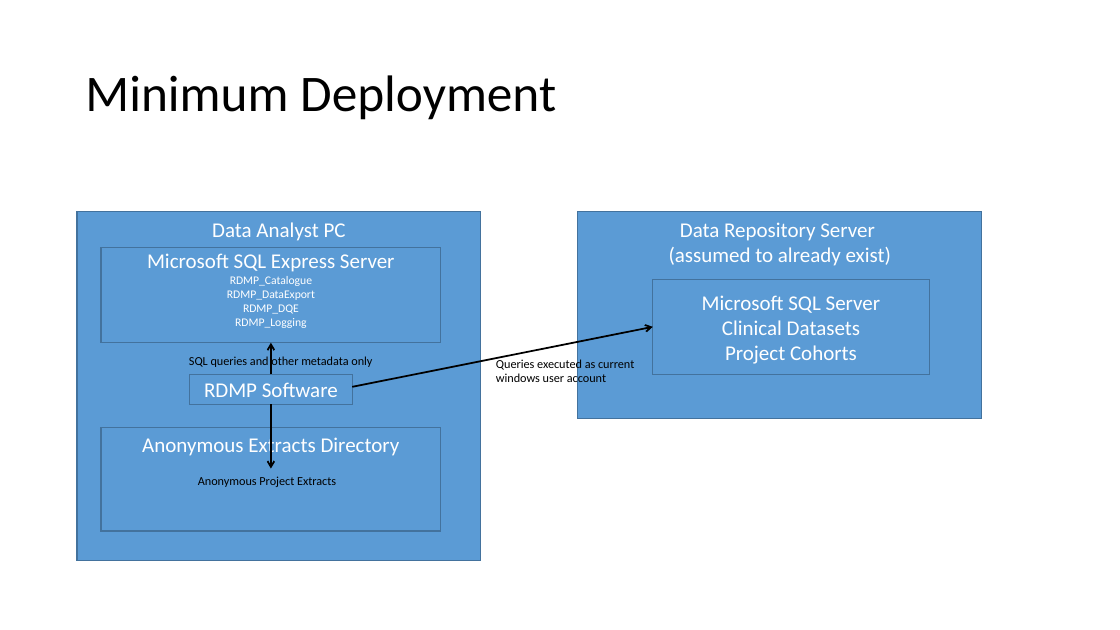
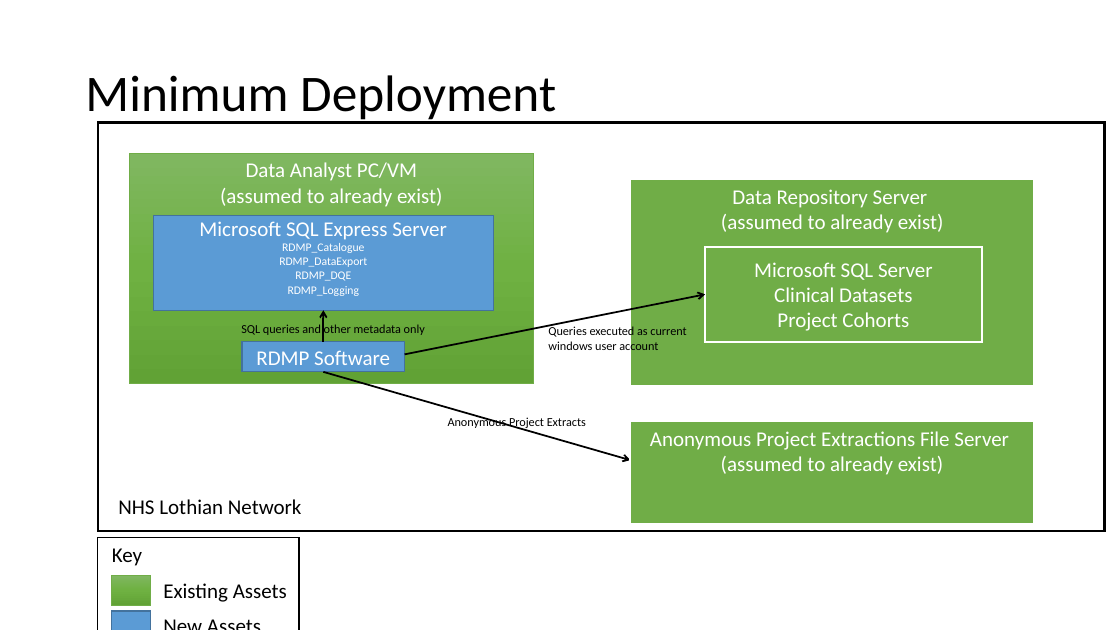
Before and after one commit to HicServices/RDMP, a slide deck: slide 1 of Documentation/RDMPUniverse.pptx. Drawn at 1120x630 pixels with LibreOffice and Linux fonts; fonts in the diff are those of the drawing. Boxes give left, top, right and bottom in pixels: in the first picture for what was removed or moved away, otherwise in the second. Text is boxed around its words. In the diff, an @@ line names an element or a change of style, - is before the commit and + after.

Commit message:
RDMPDEV-712 CachingHost now throws when it gets exceptions amongst it's Tasks Fixed button enabling in ExecuteCacheProgressUI ArgumentFactory no longer throws exception when there are no demands on the class passed, this fixes a bug where UI wouldn't let you add pipeline components with no demands into Pipelines Added CacheProgressStateBasedIconProvider which currently hammers the database to check for permission windows.  We should have PermissionWindow as a child but it's a shared child so ugh Improved deployment documentation in RDMPUniverse.pptx

```diff
--- a/Documentation/RDMPUniverse.pptx
+++ b/Documentation/RDMPUniverse.pptx
@@ rectangle added at bbox=[98, 123, 1105, 531], fill #FFFFFF, outline #000000 2.25 pt @@
@@ rectangle "Data Analyst PC/VM": place and size @@
-rectangle "Data Analyst PC/VM" at bbox=[77, 212, 481, 560]
+rectangle "Data Analyst PC/VM" at bbox=[129, 153, 534, 383]
@@ rectangle "Data Analyst PC/VM" at bbox=[129, 153, 534, 383]: fill #5B9BD5 to gradient #81B861 to #6FB242 to #62A336; outline #43739E 1 pt to #70AD47 0.5 pt @@
@@ text in rectangle at bbox=[220, 162, 442, 207]: text changed @@
-Data Analyst PC
+Data Analyst PC/VM
+(assumed to already exist)
@@ rectangle "Data Repository Server": place and size @@
-rectangle "Data Repository Server" at bbox=[578, 212, 982, 418]
+rectangle "Data Repository Server" at bbox=[630, 180, 1034, 386]
@@ rectangle "Data Repository Server" at bbox=[630, 180, 1034, 386]: fill #5B9BD5 to #70AD47; outline #43739E 1 pt to #FFFFFF 1.5 pt @@
@@ rectangle "Microsoft SQL Server" at bbox=[706, 247, 982, 342]: fill #5B9BD5 to #70AD47; outline #43739E 1 pt to #FFFFFF 1.5 pt @@
@@ 2 rectangles, 1 arrow: place and size @@
-2 rectangles, 1 arrow at bbox=[101, 248, 929, 387]
+2 rectangles, 1 arrow at bbox=[154, 215, 982, 355]
@@ 2 texts, 1 rectangle, 1 arrow: place and size @@
-2 texts, 1 rectangle, 1 arrow at bbox=[189, 343, 634, 405]
+2 texts, 1 rectangle, 1 arrow at bbox=[241, 310, 686, 372]
@@ arrow moved from (271, 404) - (271, 469) to (323, 372) - (630, 460) @@
@@ text "Anonymous Project Extracts": place and size @@
-text "Anonymous Project Extracts" at bbox=[198, 476, 336, 487]
+text "Anonymous Project Extracts" at bbox=[448, 416, 586, 430]
@@ rectangle removed at bbox=[101, 428, 441, 531] @@
-Anonymous Extracts Directory
@@ rectangle added at bbox=[630, 421, 1033, 524], fill #70AD47, outline #FFFFFF 1.5 pt, 18 pt, text #FFFFFF @@
+Anonymous Project Extractions File Server
+(assumed to already exist)
@@ text added at bbox=[118, 499, 302, 514], 18 pt, text #000000 @@
+NHS Lothian Network
@@ group added at bbox=[98, 538, 316, 630]: 3 rectangles, 3 texts @@
+Key
+Existing Assets
+New Assets
```
Also in this commit, not shown: 1 other slide changed, 8 other files.
